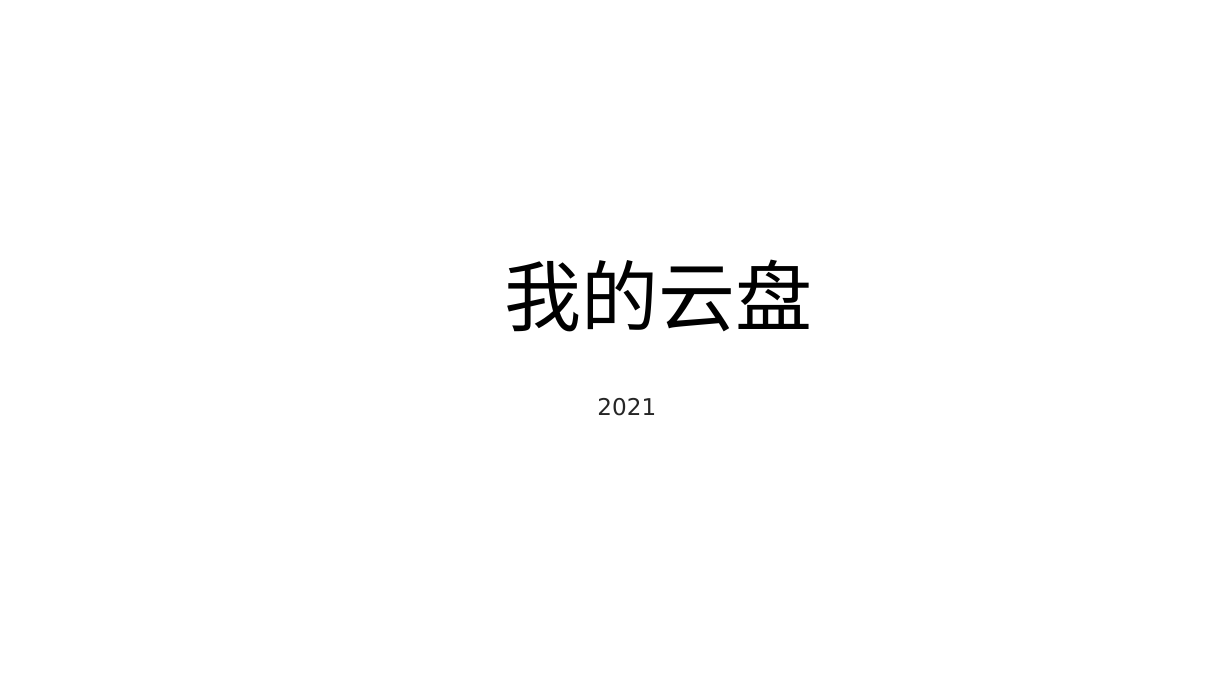
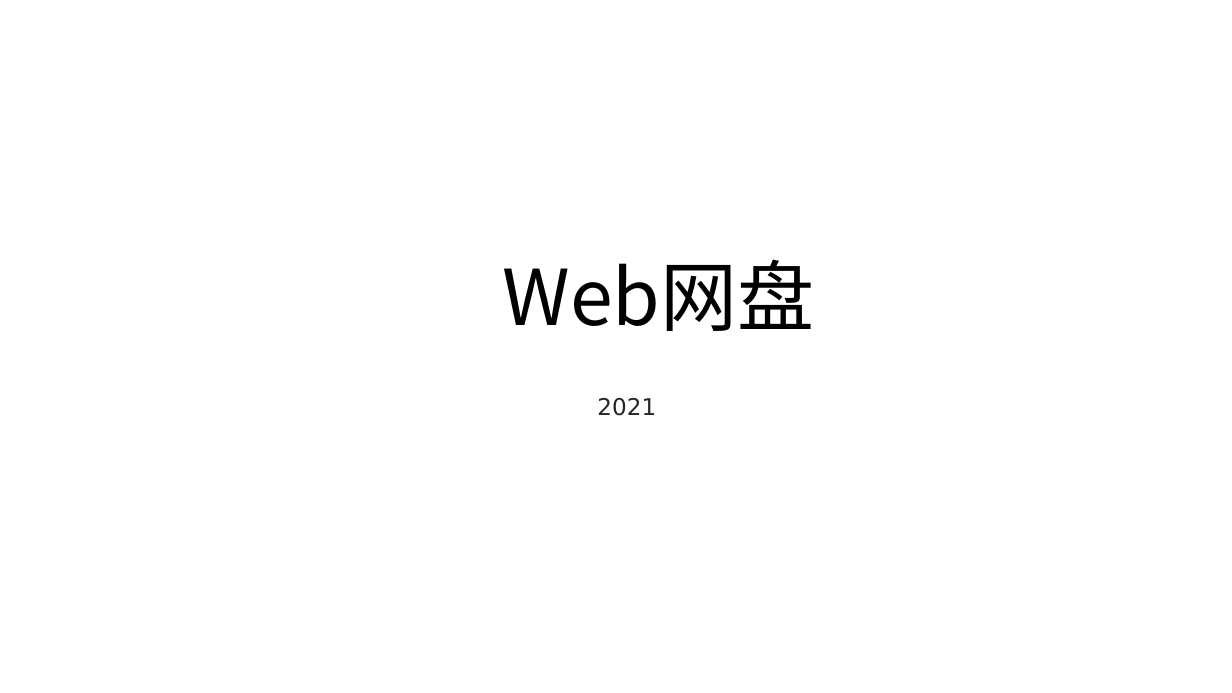
Before and after one commit to ChenjxJames/MyCloud, a slide deck: slide 1 of doc/演示.pptx. Drawn at 1232x693 pixels with LibreOffice and Linux fonts; fonts in the diff are those of the drawing; background and template pictures are left out. Boxes give left, top, right and bottom in pixels: in the first picture for what was removed or moved away, otherwise in the second. Text is boxed around its words. In the diff, an @@ line names an element or a change of style, - is before the commit and + after.

```diff
--- a/doc/演示.pptx
+++ b/doc/演示.pptx
@@ text at [502,259,814,331]: text changed @@
-我的云盘
+Web网盘
```
Also in this commit, not shown: 4 slides added, 2 other files.
